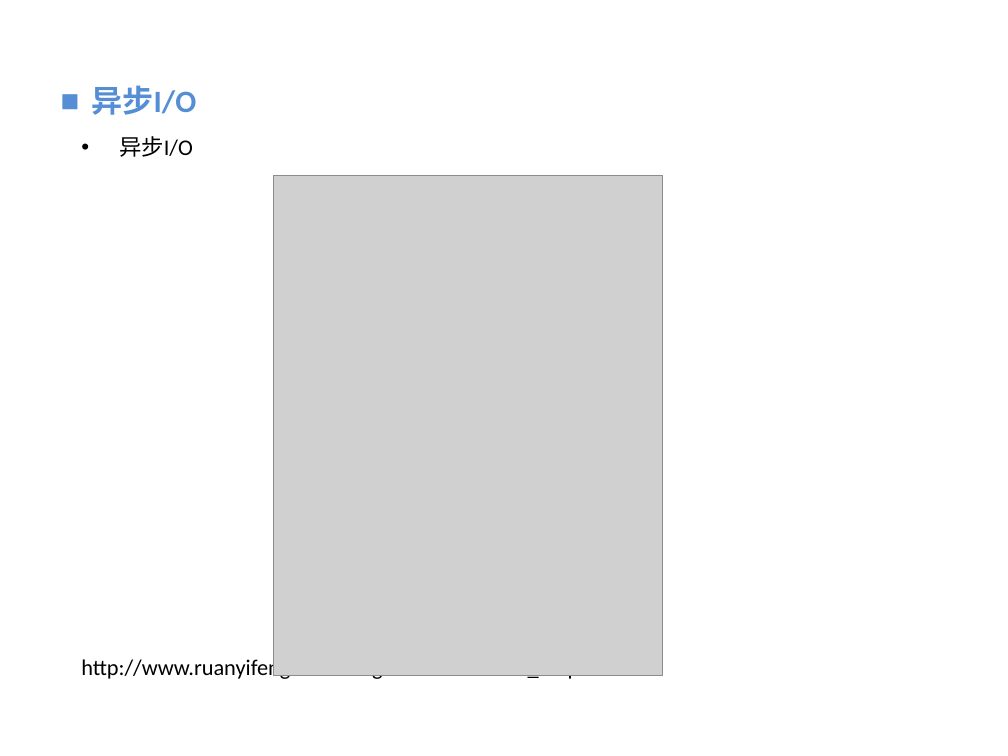
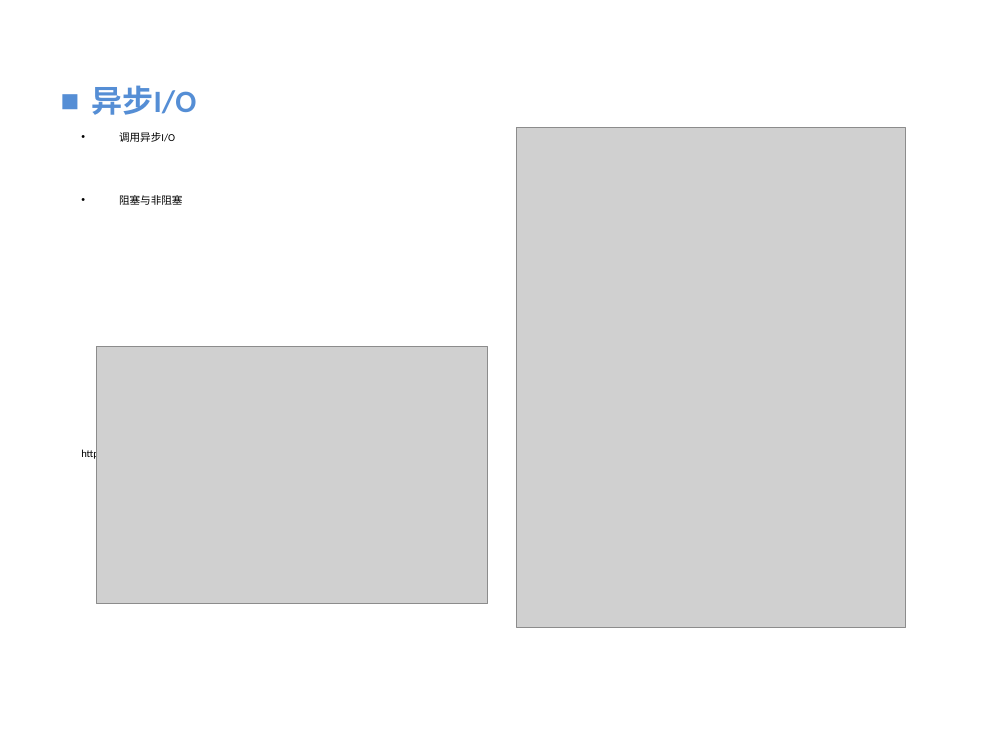
Before and after one commit to vaik/Documents, a slide deck: slide 25 of 我的分享/NodeJS基础概念理解.ppt. Drawn at 1008x756 pixels with LibreOffice and Linux fonts; fonts in the diff are those of the drawing; grey boxes stand for pictures; background and template pictures are left out. Boxes give left, top, right and bottom in pixels: in the first picture for what was removed or moved away, otherwise in the second. Text is boxed around its words. In the diff, an @@ line names an element or a change of style, - is before the commit and + after.

```diff
--- a/我的分享/NodeJS基础概念理解.ppt
+++ b/我的分享/NodeJS基础概念理解.ppt
@@ text at <box>119,132,183,205</box>: text changed; size 16 to 7.6 pt @@
-• 异步I/O
+• 调用异步I/O
+• 阻塞与非阻塞
@@ picture: place and size @@
-picture at <box>274,175,663,675</box>
+picture at <box>517,128,906,628</box>
@@ picture added at <box>97,347,488,605</box> @@
@@ text at <box>81,448,340,460</box>: size 16 to 7.6 pt in "http://www.ruanyifeng.com/blog/2013/10/event_loop.html"; line spacing 1 to 0.8 @@
```
Also in this commit, not shown: 9 other slides changed.
